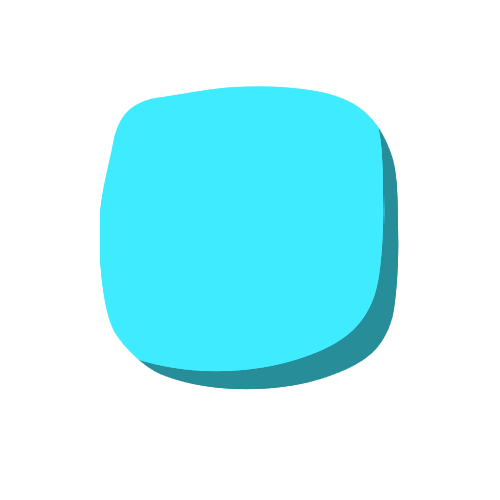
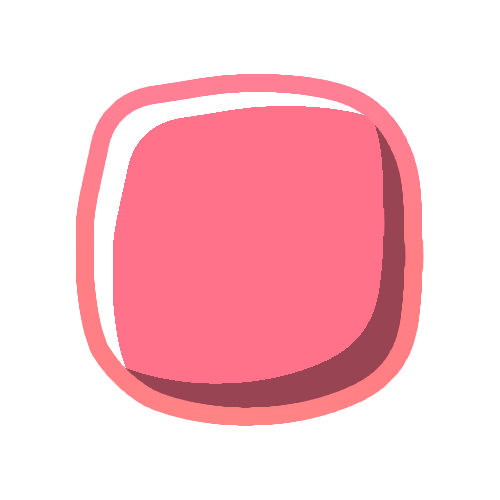
Comparing the layer stacks of the two 500 × 500 images. Changes:
painted on "Layer 4" over [85, 74, 415, 417]
